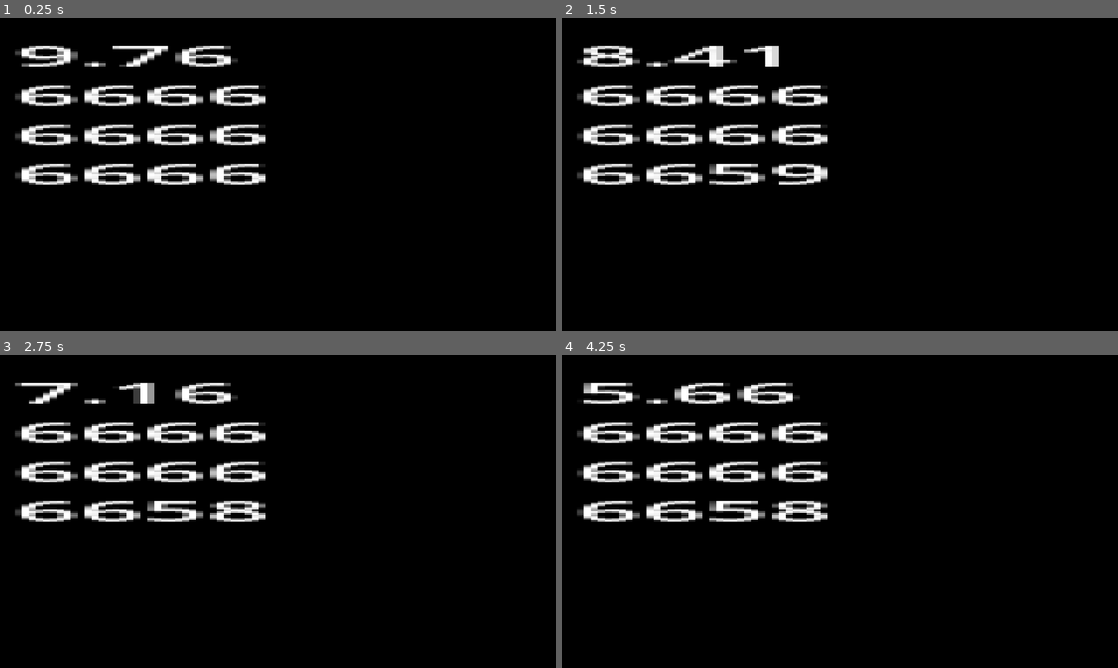
Above: before the commit, frames 1-4 (two rows, left to right).
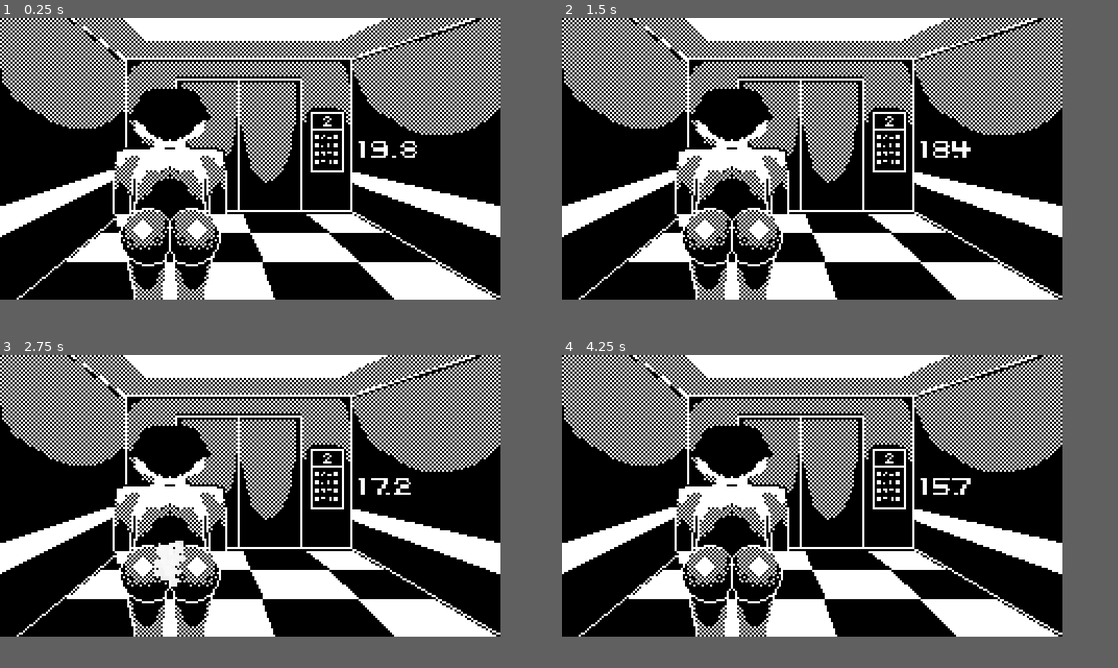
Above: after the commit, the same moments.

Repository: DIceEvYo/thegreatgasspi
Game: Godot game, scene res://stinky.tscn
Same seed, same stepped clock (60 frames per second), same inputs: the game is played once before the commit and once after it. Before the commit the project has no main scene; this scene is started directly in both runs.
Inputs:
- Up to frame 1 (0.25 s): no input
- Up to frame 2 (1.5 s): tap Enter at 0.5 s
- Up to frame 3 (2.75 s): no input
- Up to frame 4 (4.25 s): no input
In our replay, the window is 800x450 before the commit and 720x405 after it. These sizes can differ from the game's own. Grey fills any space a smaller window leaves; there, only what the larger window draws over its background counts as a difference.

The runs differ from the first frame. In frame 1, 35% of the frame differs, in the area x 0-90%, y 0-90%; in frame 2, 35%; in frame 3, 35%; in frame 4, 35%.

Commit message:
MOM GET THE CAMERA
MOMMMMMMMMMMMMMMMMMMMMMMMMMMMMMMMMMMMMMM

Diff:
--- a/Toot.gd
+++ b/Toot.gd
@@ -1,44 +1,81 @@
 extends Node2D
 
 var all_exclusive_inclusive_wonderfully_poopsclusive_farttastical_limited_eddition_fart_gatcha = [
-	"res://assests/final/final1.mp3",
-	"res://assests/final/final2.mp3",
-	"res://assests/final/final3.mp3",
-	"res://assests/final/final4.mp3",
-	"res://assests/final/final5.mp3",
-	"res://assests/final/final6.mp3",
-	"res://assests/final/final7.mp3",
-	"res://assests/final/final8.mp3"
+	preload("res://assests/final/final1.mp3"),
+	preload("res://assests/final/final2.mp3"),
+	preload("res://assests/final/final3.mp3"),
+	preload("res://assests/final/final4.mp3"),
+	preload("res://assests/final/final5.mp3"),
+	preload("res://assests/final/final6.mp3"),
+	preload("res://assests/final/final7.mp3"),
+	preload("res://assests/final/final8.mp3")
 ]
+
+var quicky_inclusive_woke_poopexsclusive_fartsicle_unlimited_gatcha_deluxe_farts = [
+	preload("res://assests/quick/quick_long1.mp3"),
+	preload("res://assests/quick/quick2.mp3"),
+	preload("res://assests/quick/quick3.mp3"),
+	preload("res://assests/quick/quick4.mp3"),
+	preload("res://assests/quick/quick5.mp3"),
+	preload("res://assests/quick/quick6.mp3"),
+	preload("res://assests/quick/quick7.mp3"),
+	preload("res://assests/quick/quick8.mp3"),
+	preload("res://assests/quick/quick_long9.mp3"),
+	preload("res://assests/quick/quick10.mp3"),
+	preload("res://assests/quick/quick11.mp3"),
+	preload("res://assests/quick/quick12.mp3"),
+	preload("res://assests/quick/quick_long13.mp3"),
+	preload("res://assests/quick/quick14.mp3"),
+	preload("res://assests/quick/quick15.mp3"),
+	preload("res://assests/quick/quick16.mp3"),
+	preload("res://assests/quick/quick17.mp3"),
+	preload("res://assests/quick/quick18.mp3"),
+	preload("res://assests/quick/quick19.mp3"),
+	preload("res://assests/quick/quick20.mp3"),
+	preload("res://assests/quick/quick21.mp3"),
+	preload("res://assests/quick/quick22.mp3"),
+	preload("res://assests/quick/quick23.mp3"),
+	preload("res://assests/quick/quick24.mp3"),
+	preload("res://assests/quick/quick25.mp3"),
+	preload("res://assests/quick/quick26.mp3"),
+]
+
+var no_fart_l_rizz_frfr_big_sadge = preload("res://assests/success.wav")
+@onready var time = $Timer.wait_time
 
 var keys = [
 	'A', 'B', 'C', 'D', 'E', 'F', 'G', 'H', 'I', 'J',
 	'K', 'L', 'M', 'N', 'O', 'P', 'Q', 'R', 'S', 'T',
 	'U', 'V', 'W', 'X', 'Y', 'Z',
-	'0', '1', '2', '3', '4', '5', '6', '7', '8', '9'
 	]
-
+# '0', '1', '2', '3', '4', '5', '6', '7', '8', '9'
 var index = randi_range(0, keys.size()-1)
 var lucky_stinky_pooPoo = randi_range(0, all_exclusive_inclusive_wonderfully_poopsclusive_farttastical_limited_eddition_fart_gatcha.size()-1)
 var game_over = false
+var is_quick_fart_started = false
 
 func _input(event):
 	if not(game_over) and event is InputEventKey and event.pressed and not event.echo:
 		var key_pressed = event.as_text().to_upper()
 		if key_pressed == keys[index]:
-			add_time(1)
+			add_time(3)
+			time += 3
+			$STUPIDPOOPOOBLASTER.stream = no_fart_l_rizz_frfr_big_sadge
+			$STUPIDPOOPOOBLASTER.play()
+			$QuickFart.stop()
+			is_quick_fart_started = false
 		else:
 			subtract_time(0.1)
+			time -= 0.1
+			if not is_quick_fart_started:
+				print("start")
+				$QuickFart.start()
+				is_quick_fart_started = true
 
 
-func _process(delta):
+func _process(_delta):
 	if($Timer.time_left > 0):
-		$RichTextLabel.text = str($Timer.time_left)
-	else:
-		game_over = true
-		$RichTextLabel.text = "@#FQR#$ THE GAME IS OVER wfhurgbw$#$QTY$$Q"
-		$STUPIDPOOPOOBLASTER.stream = load(all_exclusive_inclusive_wonderfully_poopsclusive_farttastical_limited_eddition_fart_gatcha[lucky_stinky_pooPoo])
-		$STUPIDPOOPOOBLASTER.play()
+		$Label.text = str(snapped($Timer.time_left, 0.1))
 
 func subtract_time(seconds: float):
 	$Timer.start(max($Timer.time_left - seconds, 0))
@@ -46,3 +83,27 @@
 func add_time(seconds: float):
 	$Timer.start(max($Timer.time_left + seconds, 0))
 	index = randi_range(0, keys.size()-1)
+
+
+func _on_timer_timeout():
+	game_over = true
+	$QuickFart.stop()
+	$STUPIDPOOPOOBLASTER.stream = all_exclusive_inclusive_wonderfully_poopsclusive_farttastical_limited_eddition_fart_gatcha[lucky_stinky_pooPoo]
+	$STUPIDPOOPOOBLASTER.play()
+	$Farticles.emitting = true
+	await $STUPIDPOOPOOBLASTER.finished
+	$MOMGETTHECAMERA.play()
+	$Panel.visible = true
+	$Panel/LabelGameover.text = "@#FQR#$\bTHE GAME IS OVER\nwfhurgbw$#$QTY$$Q\n" + "Score: " + str(round(time))
+	$Farticles.emitting = false
+
+
+func _on_quick_fart_timeout():
+	$STUPIDPOOPOOBLASTER.stream = quicky_inclusive_woke_poopexsclusive_fartsicle_unlimited_gatcha_deluxe_farts[randi_range(0, quicky_inclusive_woke_poopexsclusive_fartsicle_unlimited_gatcha_deluxe_farts.size()-1)]
+	$STUPIDPOOPOOBLASTER.play()
+	$Farticles2.emitting = true
+	is_quick_fart_started = false
+
+
+func _on_restart_pressed():
+	get_tree().reload_current_scene()
--- a/project.godot
+++ b/project.godot
@@ -11,12 +11,15 @@
 [application]
 
 config/name="TryNotToFartChallenge"
+run/main_scene="res://stinky.tscn"
 config/features=PackedStringArray("4.2", "GL Compatibility")
 boot_splash/bg_color=Color(0, 0, 0, 1)
 config/icon="res://icon.svg"
 
 [display]
 
+window/size/viewport_width=240
+window/size/viewport_height=135
 window/stretch/mode="viewport"
 
 [rendering]
--- a/stinky.tscn
+++ b/stinky.tscn
@@ -1,23 +1,100 @@
-[gd_scene load_steps=2 format=3 uid="uid://dvith2v15oa4m"]
+[gd_scene load_steps=10 format=3 uid="uid://dvith2v15oa4m"]
 
 [ext_resource type="Script" path="res://Toot.gd" id="1_472d5"]
+[ext_resource type="Texture2D" uid="uid://dqkem34488k4v" path="res://assests/background2.png" id="2_rndl8"]
+[ext_resource type="FontFile" uid="uid://ui6uy1d0o60u" path="res://assests/Pixel.ttf" id="3_6vw6g"]
+[ext_resource type="PackedScene" uid="uid://bygobw5sieayw" path="res://farticles.tscn" id="4_k64ca"]
+[ext_resource type="PackedScene" uid="uid://2uexyxj3yj7o" path="res://farticles_quick.tscn" id="4_mxjui"]
+[ext_resource type="AudioStream" uid="uid://cm2jf162n70d1" path="res://assests/liveReaction/wow.mp3" id="6_g4bio"]
+
+[sub_resource type="StyleBoxFlat" id="StyleBoxFlat_oc8l4"]
+bg_color = Color(0, 0, 0, 1)
+corner_radius_top_left = 8
+corner_radius_top_right = 8
+corner_radius_bottom_right = 8
+corner_radius_bottom_left = 8
+anti_aliasing = false
+
+[sub_resource type="StyleBoxFlat" id="StyleBoxFlat_raorj"]
+bg_color = Color(0, 0, 0, 1)
+
+[sub_resource type="StyleBoxFlat" id="StyleBoxFlat_8bwrl"]
+bg_color = Color(1, 1, 1, 1)
 
 [node name="Node2D" type="Node2D"]
+texture_filter = 1
 script = ExtResource("1_472d5")
 
-[node name="RichTextLabel" type="RichTextLabel" parent="."]
-texture_filter = 1
-offset_left = 31.0
-offset_top = 37.0
-offset_right = 71.0
-offset_bottom = 77.0
-scale = Vector2(14.4304, 3.53686)
-fit_content = true
-scroll_active = false
-
 [node name="Timer" type="Timer" parent="."]
-wait_time = 10.0
+wait_time = 20.0
 one_shot = true
 autostart = true
 
 [node name="STUPIDPOOPOOBLASTER" type="AudioStreamPlayer" parent="."]
+volume_db = 8.0
+
+[node name="Sprite2D" type="Sprite2D" parent="."]
+position = Vector2(120, 67.5)
+texture = ExtResource("2_rndl8")
+
+[node name="Label" type="Label" parent="."]
+texture_filter = 1
+anchors_preset = 15
+anchor_right = 1.0
+anchor_bottom = 1.0
+offset_left = 172.42
+offset_top = 57.915
+offset_right = 228.42
+offset_bottom = 80.915
+grow_horizontal = 2
+grow_vertical = 2
+scale = Vector2(0.7, 0.7)
+theme_override_fonts/font = ExtResource("3_6vw6g")
+text = "200.1"
+
+[node name="Farticles2" parent="." instance=ExtResource("4_mxjui")]
+position = Vector2(81, 104)
+
+[node name="Farticles" parent="." instance=ExtResource("4_k64ca")]
+position = Vector2(81, 104)
+
+[node name="Panel" type="Panel" parent="."]
+visible = false
+offset_right = 241.0
+offset_bottom = 53.0
+theme_override_styles/panel = SubResource("StyleBoxFlat_oc8l4")
+
+[node name="LabelGameover" type="Label" parent="Panel"]
+layout_mode = 0
+offset_left = 4.0
+offset_top = 3.0
+offset_right = 239.0
+offset_bottom = 72.0
+scale = Vector2(0.7, 0.7)
+theme_override_fonts/font = ExtResource("3_6vw6g")
+text = "@#FQR#$
+THE GAME IS OVER
+wfhurgbw$#$QTY$$Q"
+
+[node name="Restart" type="Button" parent="Panel"]
+layout_mode = 0
+offset_left = 38.0
+offset_top = 93.0
+offset_right = 134.0
+offset_bottom = 122.0
+theme_override_fonts/font = ExtResource("3_6vw6g")
+theme_override_styles/normal = SubResource("StyleBoxFlat_raorj")
+theme_override_styles/hover = SubResource("StyleBoxFlat_8bwrl")
+theme_override_styles/pressed = SubResource("StyleBoxFlat_raorj")
+text = "Restart"
+
+[node name="QuickFart" type="Timer" parent="."]
+wait_time = 2.0
+one_shot = true
+
+[node name="MOMGETTHECAMERA" type="AudioStreamPlayer" parent="."]
+stream = ExtResource("6_g4bio")
+
+[connection signal="timeout" from="Timer" to="." method="_on_timer_timeout"]
+[connection signal="pressed" from="Panel/Restart" to="." method="_on_restart_pressed"]
+[connection signal="timeout" from="QuickFart" to="." method="_on_quick_fart_timeout"]
Binary file added: assests/Pixel.ttf
Not shown, added: assests/Pixel.ttf.import
Not shown, added: assests/liveReaction/wow.mp3.import
Not shown, added: assests/success.wav.import
Not shown, added: assests/liveReaction/wow.mp3
Not shown, added: assests/success.wav
